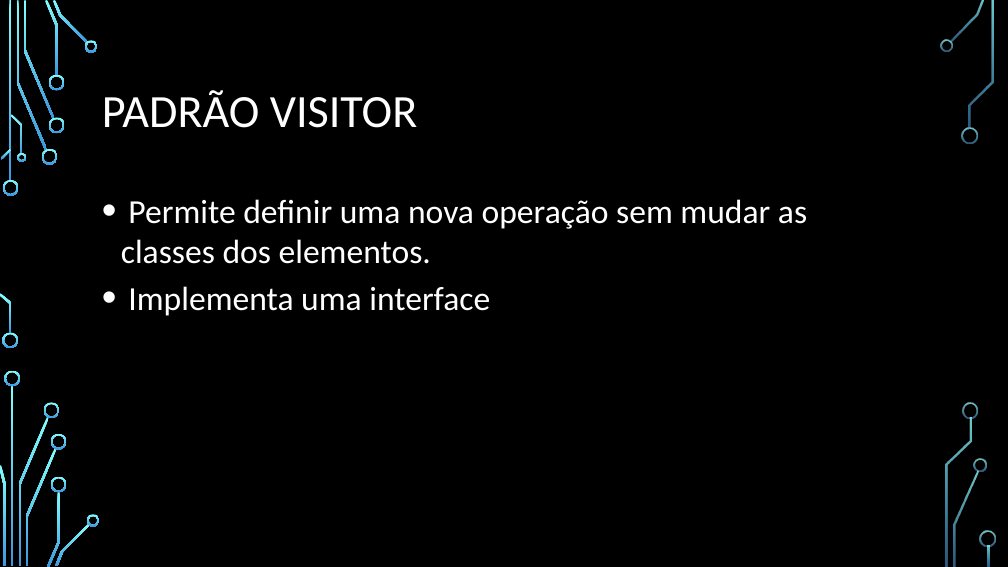
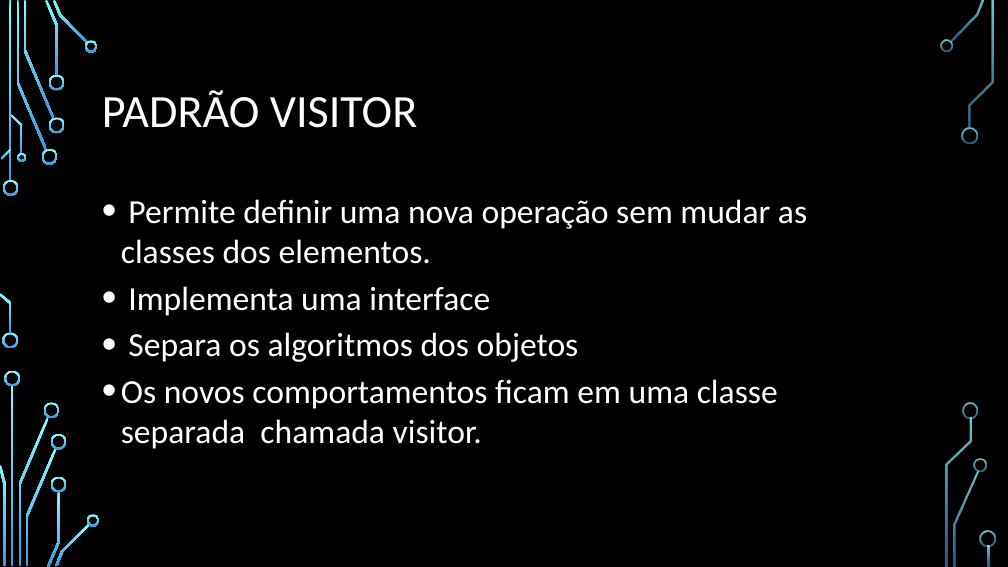
Before and after one commit to felipe-b-oliveira/visitor, a slide deck: slide 3 of Docs/Design Patterns - Visitor.pptx. Drawn at 1008x567 pixels with LibreOffice and Linux fonts; fonts in the diff are those of the drawing; background and template pictures are left out. Boxes give left, top, right and bottom in pixels: in the first picture for what was removed or moved away, otherwise in the second. Text is boxed around its words. In the diff, an @@ line names an element or a change of style, - is before the commit and + after.

```diff
--- a/Docs/Design Patterns - Visitor.pptx
+++ b/Docs/Design Patterns - Visitor.pptx
@@ text at box(121, 332, 778, 449): paragraphs added @@
+• Separa os algoritmos dos objetos
+• Os novos comportamentos ficam em uma classe
+  separada chamada visitor.
```
Also in this commit, not shown: 1 other slide changed, 1 slide removed.
